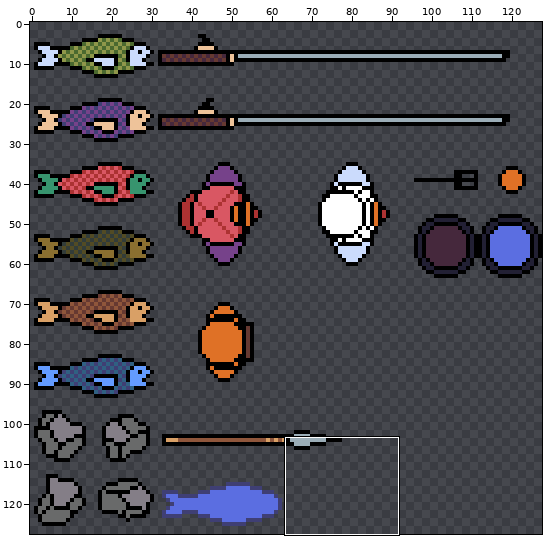
One commit to this pixel-art file: spritesheet.ase. The first picture is a wide view before the edit; the outline marks the close-up.
Close-up. First the earlier version:
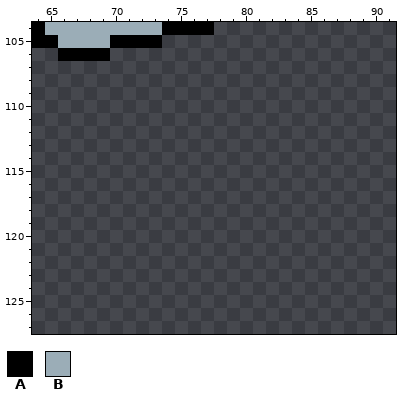
128x128 pixels, 1 frame. Shown: x 64..91, y 104..127.
Visible layers, top first: "hand", "spear", "native hed", "navite bod", "chef bits", "chef hed", "chef bod", "player hed", "player bod", "rod", "rockz", "feesh".
Palette (. is transparent): A #000000  B #9badb7
Pixels before, first column x 64:
104 ABBBBBBBBBAAAA
105 AABBBBAAAA....
106 ..AAAA........
The result:
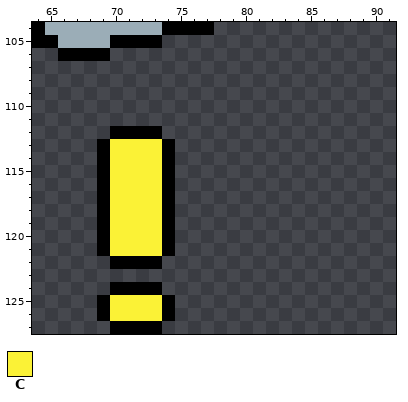
Colours new in this view: C #fbf236
Diff:
Layer "feesh":
y 112: x 70..73 .... -> AAAA
y 113..121: x 69..74 ...... -> ACCCCA
y 122: x 70..73 .... -> AAAA
y 124: x 70..73 .... -> AAAA
y 125..126: x 69..74 ...... -> ACCCCA
y 127: x 70..73 .... -> AAAA
Pixel boxes of the changes (left, top, right, bottom) in both close-ups:
added: (97, 126, 175, 334)
